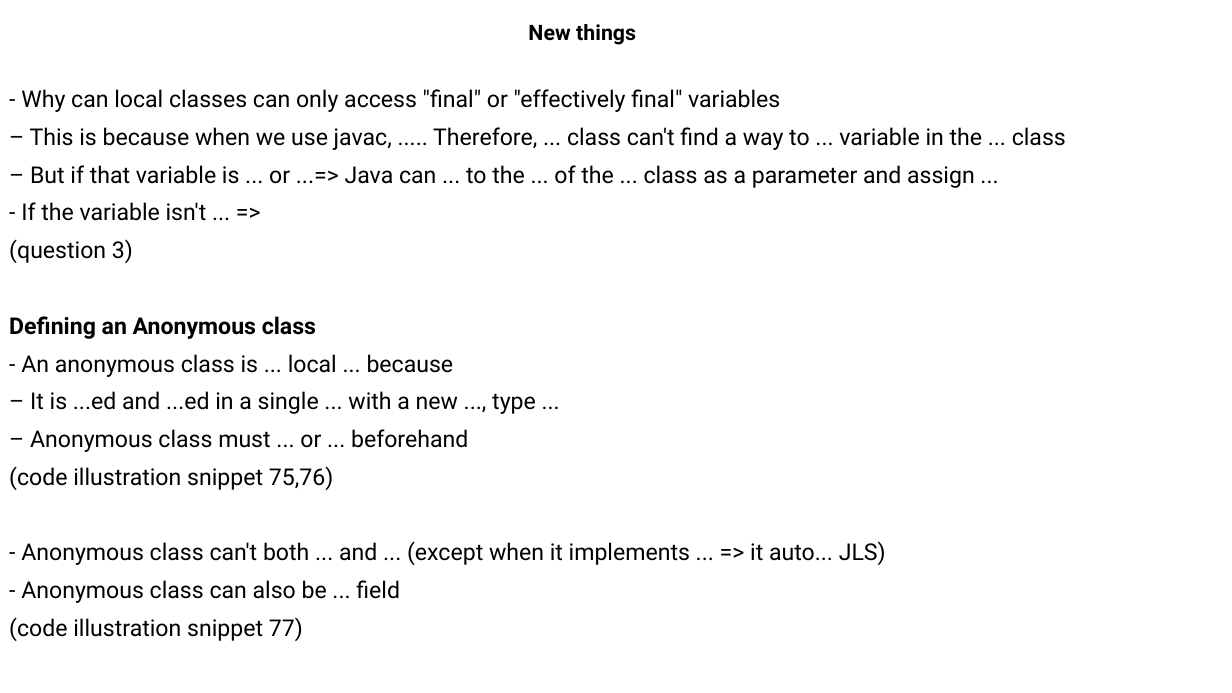
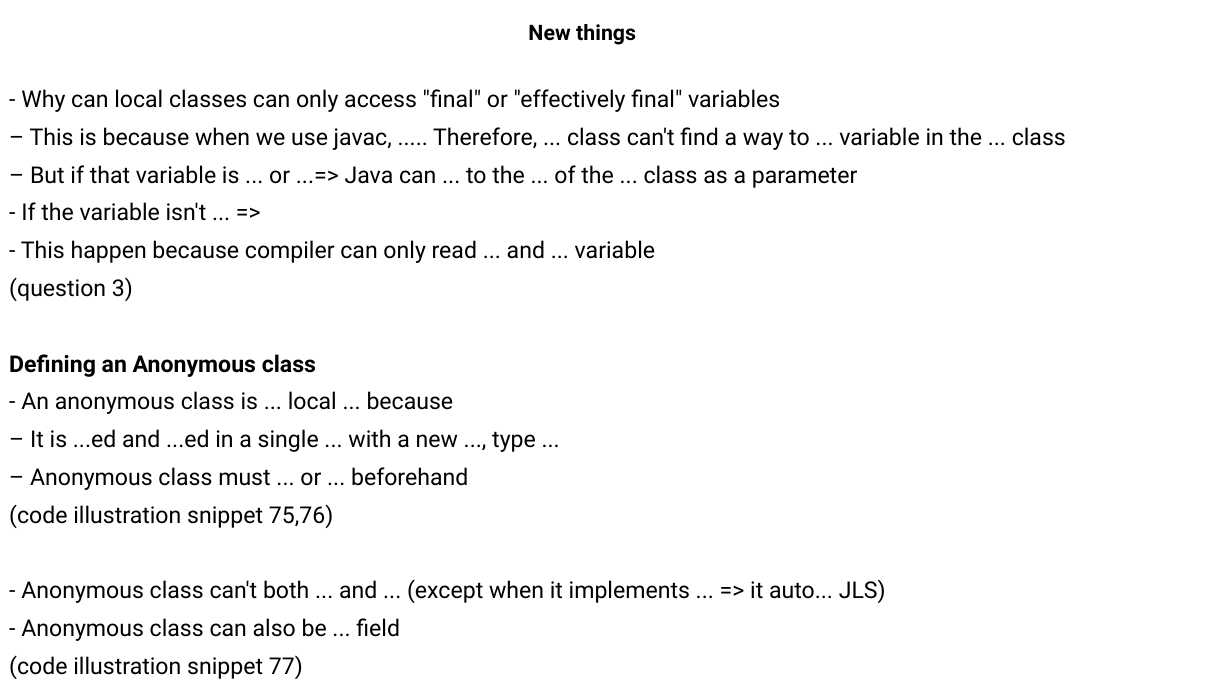
Before and after one commit to MaiDinhVinh/CS-Java, a slide deck: slide 39 of OCP17/old progress/Chapter 6 - Class Design and Chapter 7 - Beyond classes.pptx (slide 37 before the commit). Drawn at 1232x693 pixels with LibreOffice and Linux fonts; fonts in the diff are those of the drawing. Boxes give left, top, right and bottom in pixels: in the first picture for what was removed or moved away, otherwise in the second. Text is boxed around its words. In the diff, an @@ line names an element or a change of style, - is before the commit and + after.

```diff
--- a/OCP17/old progress/Chapter 6 - Class Design and Chapter 7 - Beyond classes.pptx
+++ b/OCP17/old progress/Chapter 6 - Class Design and Chapter 7 - Beyond classes.pptx
@@ text at box(30, 165, 858, 188): text changed @@
-– But if that variable is ... or ...=> Java can ... to the ... of the ... class as a parameter and assign ...
+– But if that variable is ... or ...=> Java can ... to the ... of the ... class as a parameter
@@ text at box(21, 240, 655, 263): paragraph added @@
+- This happen because compiler can only read ... and ... variable
```
Also in this commit, not shown: 8 other slides changed, 2 slides added.
